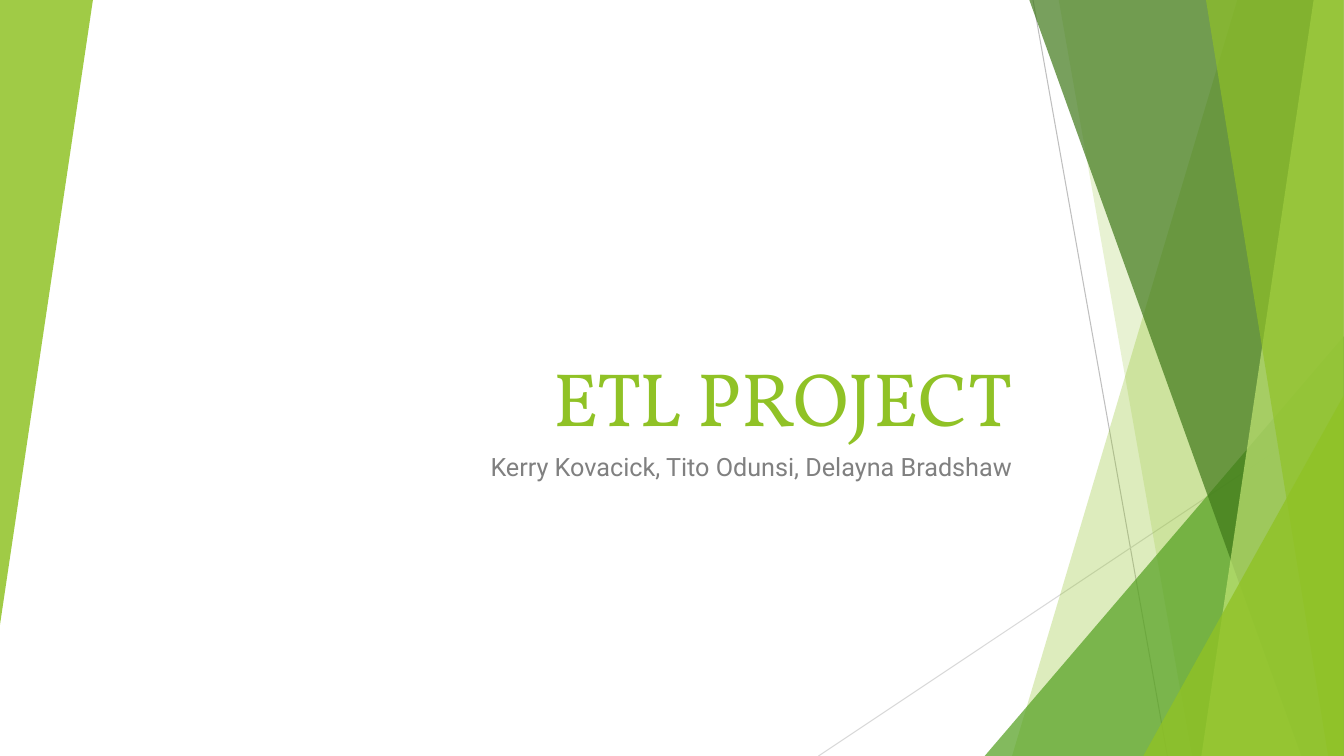
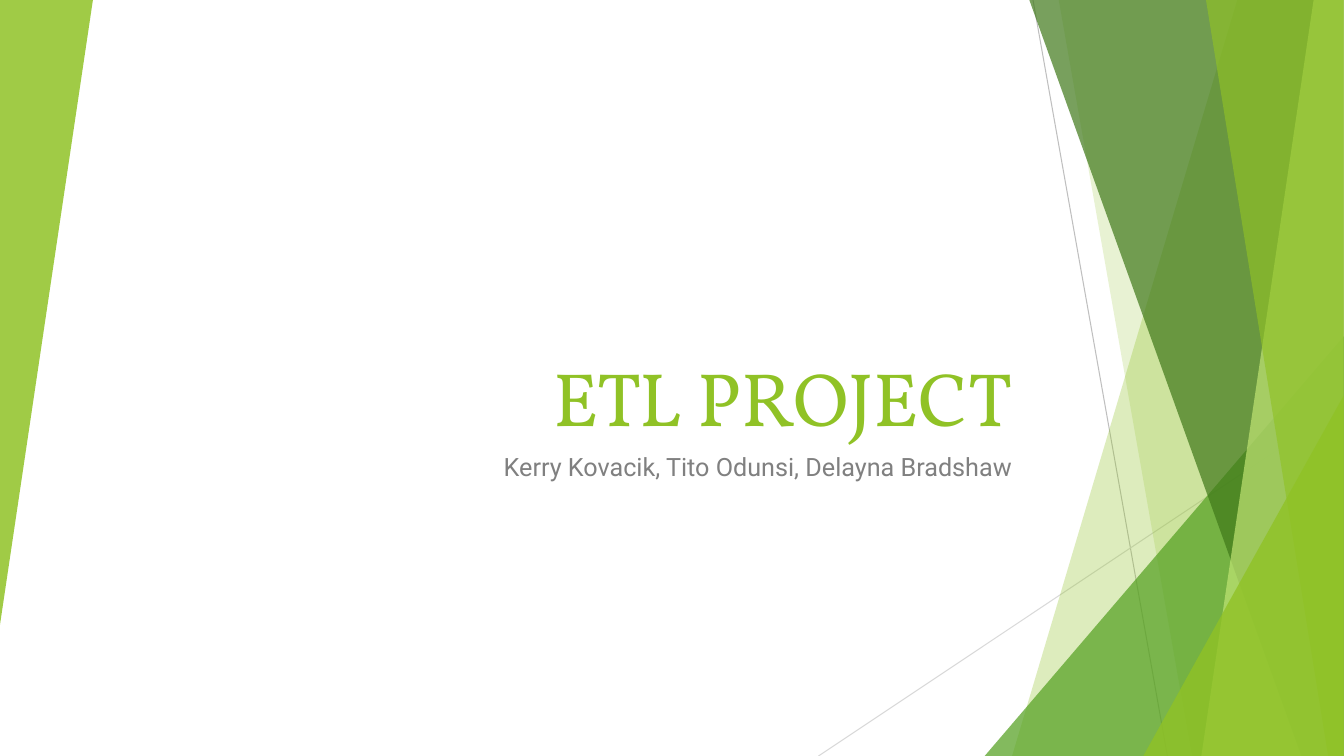
Before and after one commit to Kerrykova/ETLProject, a slide deck: slide 1 of ETL PROJECT POWERPOINT.pptx. Drawn at 1344x756 pixels with LibreOffice and Linux fonts; fonts in the diff are those of the drawing. Boxes give left, top, right and bottom in pixels: in the first picture for what was removed or moved away, otherwise in the second. Text is boxed around its words. In the diff, an @@ line names an element or a change of style, - is before the commit and + after.

```diff
--- a/ETL PROJECT POWERPOINT.pptx
+++ b/ETL PROJECT POWERPOINT.pptx
@@ subtitle at [504, 457, 1012, 482]: text changed @@
-Kerry Kovacick, Tito Odunsi, Delayna Bradshaw
+Kerry Kovacik, Tito Odunsi, Delayna Bradshaw
```
Also in this commit, not shown: 2 other slides changed, 1 other file.
